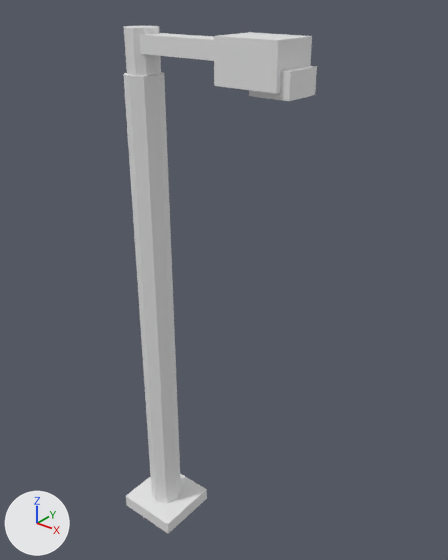
Renders of the glTF model game/Airside/Assets/Airside/Art/Models/Props/mdl_airfield_lighting_kit_authored_v01.gltf from each side of a commit.
Both versions are drawn from a 50 mm camera at (3.24, -3.17, 4.59) aimed at (0.53, 0.22, 2.49). The axes (+X, +Y, +Z) are drawn at lower left. The lights are the same throughout. The picture after the commit comes second.

Script lines for the objects in view, before the commit:
```python
me_apron_floodlight = bpy.data.meshes.new('apron_floodlight')
me_apron_floodlight.from_pydata(...)  # an 8-sided cylinder along z spanning x -0.14..0.14, y -0.14..0.14, z 0.0..4.0
me_flood_base = bpy.data.meshes.new('flood_base')
me_flood_base.from_pydata(...)  # a box spanning x -0.275..0.275, y -0.275..0.275, z 0.02..0.14
me_flood_head = bpy.data.meshes.new('flood_head')
me_flood_head.from_pydata(...)  # a box spanning x 0.775..1.225, y -0.175..0.175, z 4.01..4.29
ob_apron_floodlight = bpy.data.objects.new('apron_floodlight', me_apron_floodlight)
ob_apron_floodlight.location = (0.0, 0.0, 0.0)
ob_flood_base = bpy.data.objects.new('flood_base', me_flood_base)
ob_flood_base.location = (0.0, 0.0, 0.0)
ob_flood_head = bpy.data.objects.new('flood_head', me_flood_head)
ob_flood_head.location = (0.0, 0.0, 0.0)
# also in view: 'flood_arm' at (0.55, 0.0, 4.2); 'flood_lamp' at (1.15, 0.0, 4.05); 'flood_pole' at (0.0, 0.0, 2.2)
```
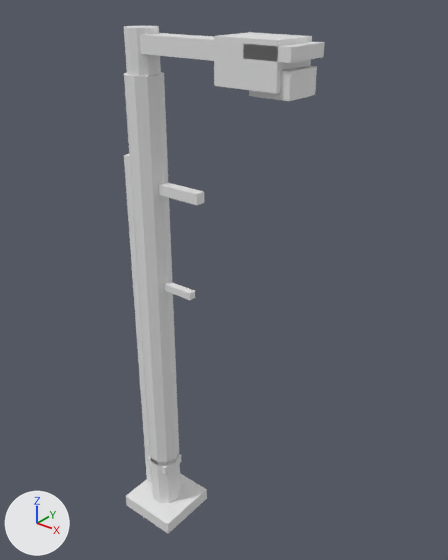
What changed in the scene script:
```text
Add me_flood_ladder:
    me_flood_ladder.from_pydata(...)  # a box spanning x -0.22..-0.14, y -0.04..0.04, z 0.2..3.4
Add me_flood_visor:
    me_flood_visor.from_pydata(...)  # a box spanning x 0.99..1.31, y -0.175..0.175, z 4.18..4.26
Add me_flood_brace_b:
    me_flood_brace_b.from_pydata(...)  # a box spanning x 0.0..0.4, y -0.03..0.03, z 2.37..2.43
Add me_flood_brace:
    me_flood_brace.from_pydata(...)  # a box spanning x 0.0..0.5, y -0.04..0.04, z 3.16..3.24
Add ob_flood_ladder:
    ob_flood_ladder = bpy.data.objects.new('flood_ladder', me_flood_ladder)
    ob_flood_ladder.location = (0.0, 0.0, 0.0)
Add ob_flood_visor:
    ob_flood_visor = bpy.data.objects.new('flood_visor', me_flood_visor)
    ob_flood_visor.location = (0.0, 0.0, 0.0)
Add ob_flood_brace_b:
    ob_flood_brace_b = bpy.data.objects.new('flood_brace_b', me_flood_brace_b)
    ob_flood_brace_b.location = (0.0, 0.0, 0.0)
Add ob_flood_brace:
    ob_flood_brace = bpy.data.objects.new('flood_brace', me_flood_brace)
    ob_flood_brace.location = (0.0, 0.0, 0.0)
```

Where the change shows, as pixel boxes [x1, y1, x2, y2] in the pictures (448 x 560 px):
'flood_ladder', added: after [124, 154, 151, 482]
'flood_visor', added: after [243, 42, 325, 63]
'flood_brace', added: after [158, 182, 204, 205]
'flood_brace_b', added: after [164, 281, 195, 300]
